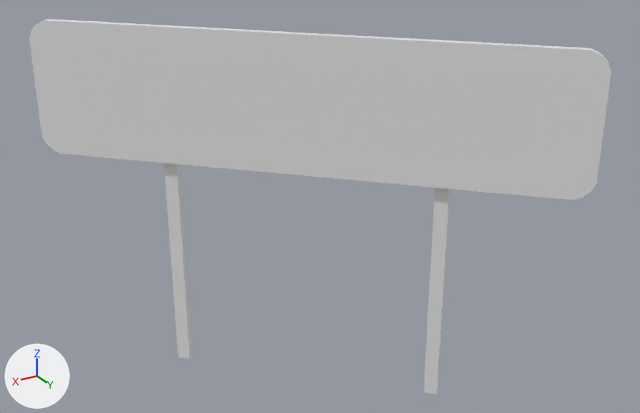
What one commit did to the OBJ model Assets/MapEditor/Meshs/Prop_Track_Sign_On_Curve.obj.
Rendered twice from a 50 mm lens placed at (1.45, 2.55, 1.83), pointed at (-0.07, 0.02, 0.57). The axes (+X, +Y, +Z) are drawn at lower left. The lights are the same throughout. Where no turn or scale is listed for an object, it has been applied to the vertices.

The first picture shows 'Sign_Post', 'Wide_Sign_Red', 'Wide_Sign_White'.
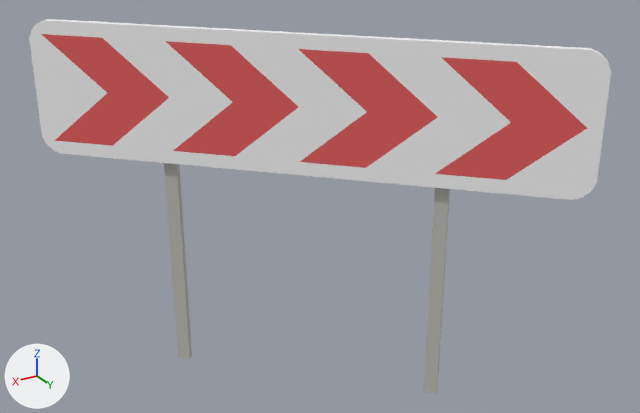
Location of each change, (x1, y1, x2, y2) in pixels of the pictures (640 x 413 px):
'Wide_Sign_Red', recoloured (grey to red)
    both: (42, 34, 587, 180)
'Sign_Post', recoloured
    both: (164, 163, 450, 394)

Edits to the bpy script that builds the scene:
```text
Change mat_iron_grey:
    mat_iron_grey.base_color: (0.8, 0.8, 0.8) -> (0.525, 0.514, 0.474)  # white #e7e7e7 -> light grey #c0beb7
Change mat_red:
    mat_red.base_color: (0.8, 0.8, 0.8) -> (0.792, 0.118, 0.118)  # white #e7e7e7 -> red #e66060
```
